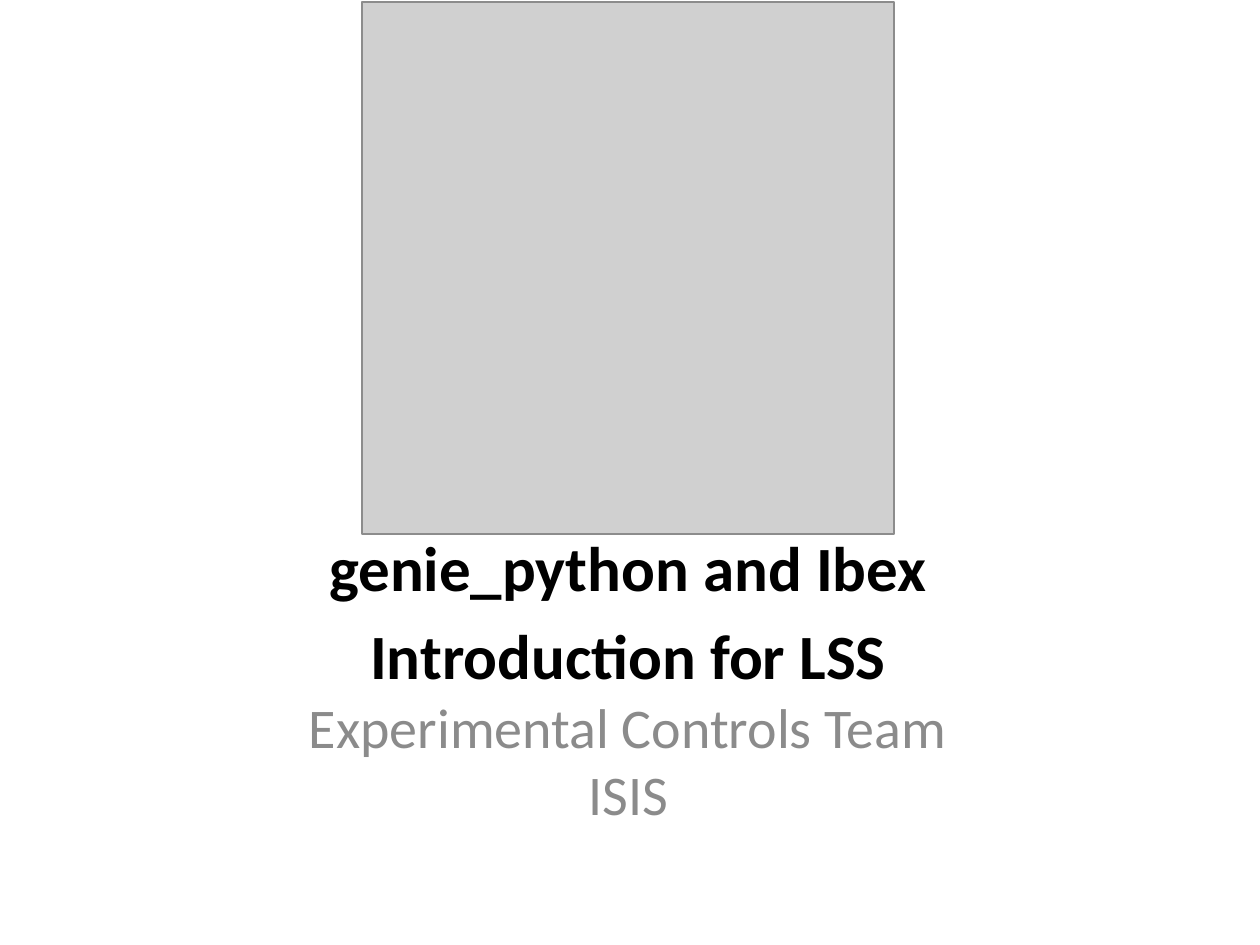
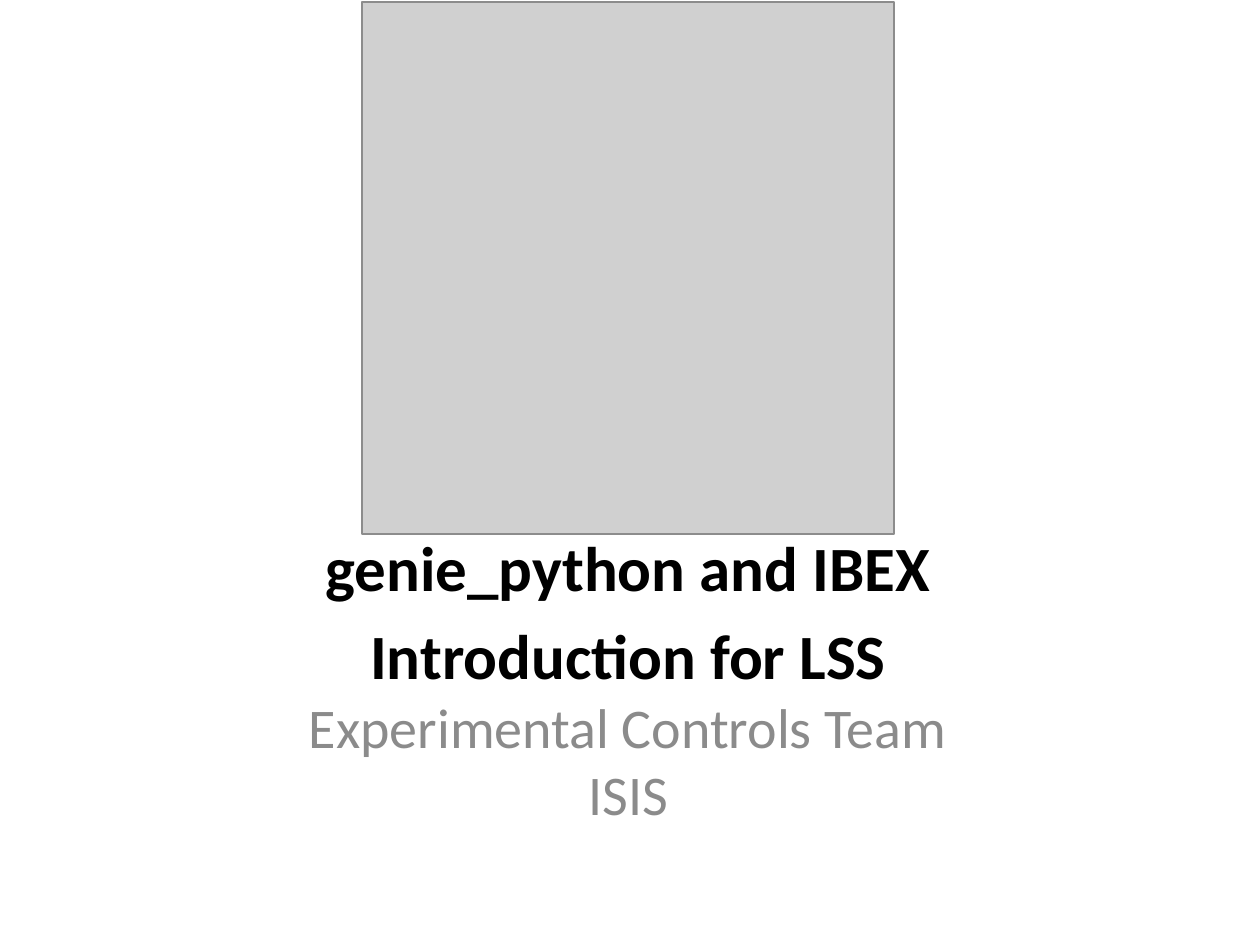
Before and after one commit to ISISComputingGroup/ibex_user_manual, a slide deck: slide 1 of genie_python_and_ibex/genie_python_and_ibex_LSS.pptx. Drawn at 1260x945 pixels with LibreOffice and Linux fonts; fonts in the diff are those of the drawing; grey boxes stand for pictures; background and template pictures are left out. Boxes give left, top, right and bottom in pixels: in the first picture for what was removed or moved away, otherwise in the second. Text is boxed around its words. In the diff, an @@ line names an element or a change of style, - is before the commit and + after.

```diff
--- a/genie_python_and_ibex/genie_python_and_ibex_LSS.pptx
+++ b/genie_python_and_ibex/genie_python_and_ibex_LSS.pptx
@@ subtitle at [326,546,930,602]: text changed @@
-genie_python and Ibex
+genie_python and IBEX
```
Also in this commit, not shown: 12 other slides changed, 1 other file.
